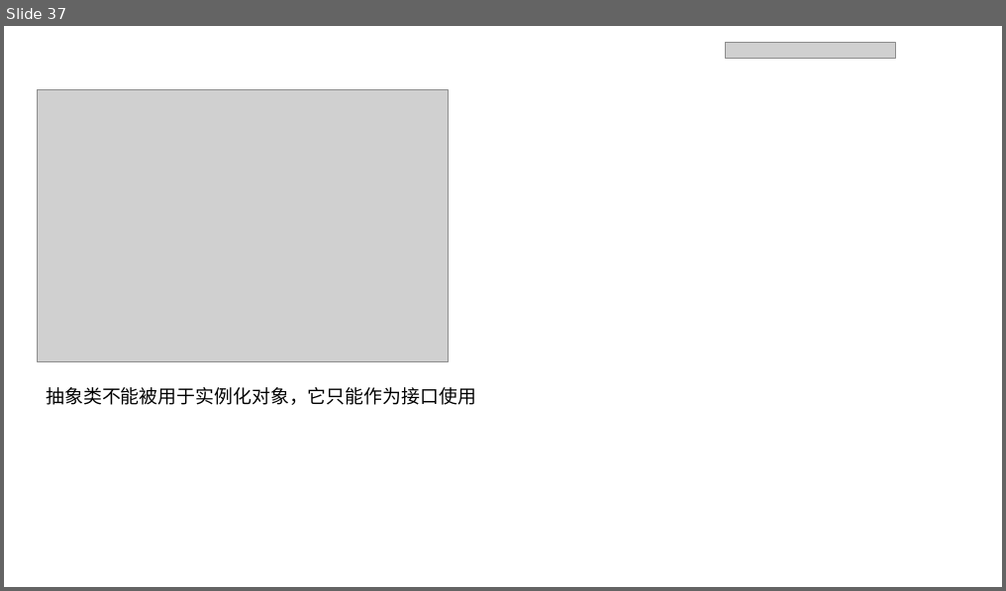
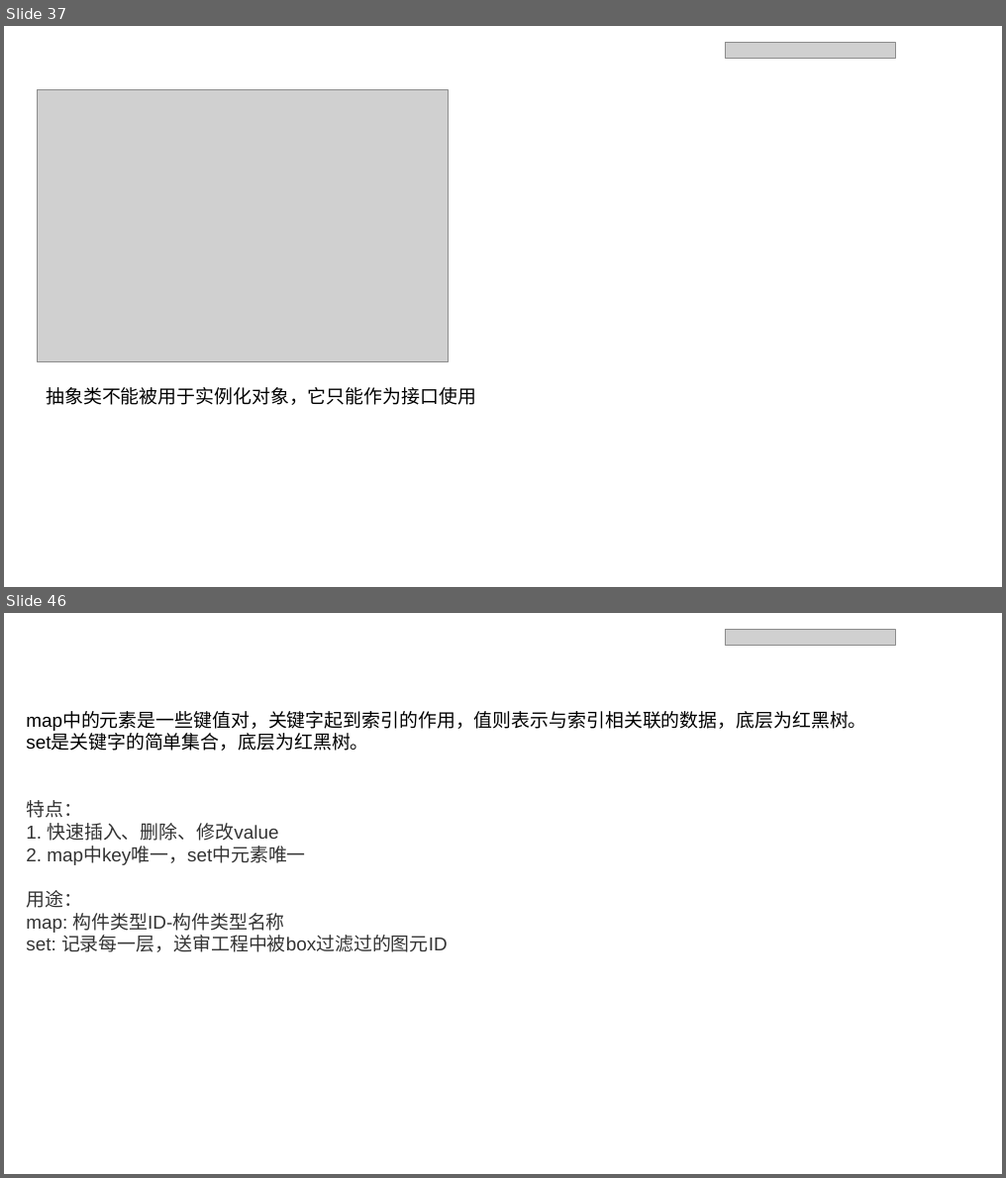
Before and after one commit to IIIcecream/CloudCPluasPlus, a slide deck: C++基础.pptx. Shown one above the other, each under a label of ours: slide 37 before the commit, slides 37 and 46 after it; the slides between them are not shown. The pictures are 1006x591 and 1006x1178 pixels, drawn with LibreOffice and Linux fonts; fonts in the diff are those of the drawing; grey boxes stand for pictures; background and template pictures are left out. Boxes give left, top, right and bottom in pixels: in the first picture for what was removed or moved away, otherwise in the second. Text is boxed around its words. In the diff, an @@ line names an element or a change of style, - is before the commit and + after.

```diff
--- a/C++基础.pptx
+++ b/C++基础.pptx
@@ slide 46 added at <box>4,613,1002,1174</box>, background picture (left out) @@
@@ text added at <box>19,627,311,657</box>, 18 pt, text #FFFFFF @@
+STL-map、set
@@ picture added at <box>726,629,896,646</box> @@
@@ text added at <box>896,615,1000,653</box>, 18 pt, text #FFFFFF @@
+· GTJ2018
@@ text added at <box>26,712,866,953</box>, 18 pt, text #333333 @@
+map中的元素是一些键值对，关键字起到索引的作用，值则表示与索引相关联的数据，底层为红黑树。
+set是关键字的简单集合，底层为红黑树。
+特点：
+1. 快速插入、删除、修改value
+2. map中key唯一，set中元素唯一
+用途：
+map: 构件类型ID-构件类型名称
+set: 记录每一层，送审工程中被box过滤过的图元ID
```
Also in this commit, not shown: 2 slides changed, 11 other slides added, 1 other file.
